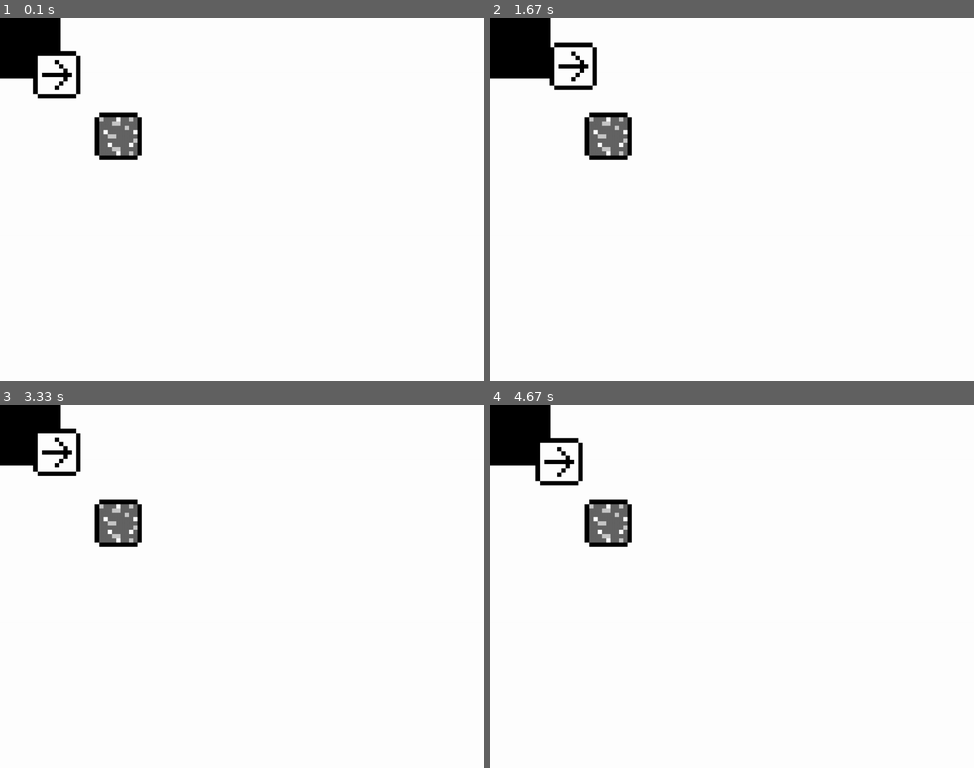
Above: before the commit, frames 1-4 (two rows, left to right).
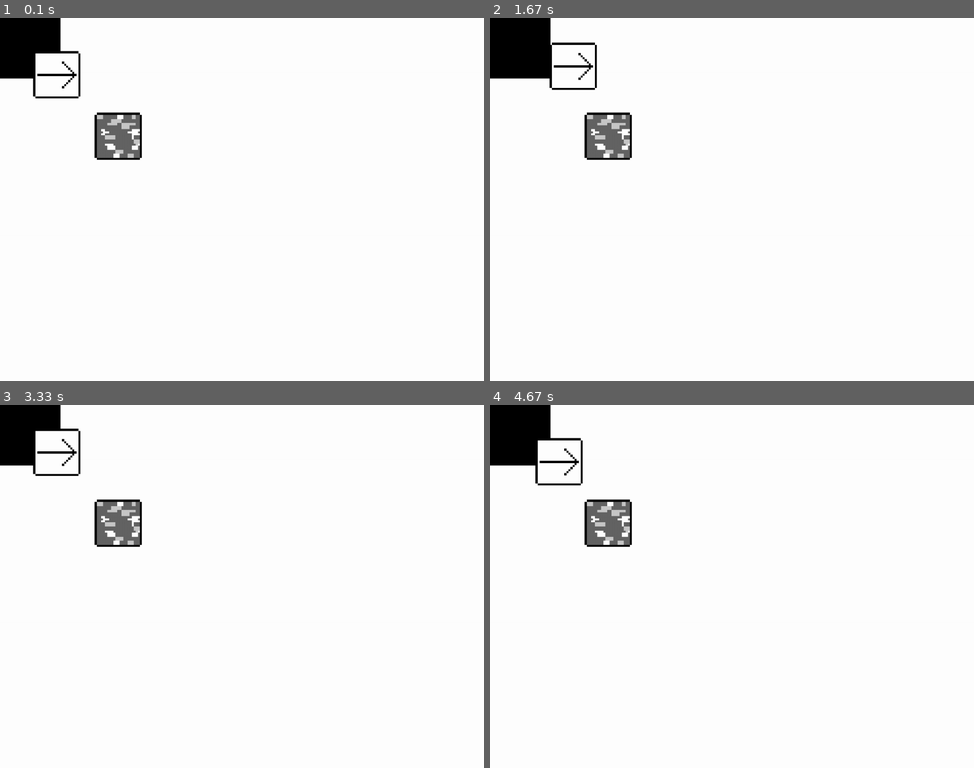
Above: after the commit, the same moments.

Repository: tydaeus/pygame-experimentation
Game: pygame game, started from experimentation.py
The game is run twice, just before and just after one commit, with the same random seed, the same clock (stepped at 60 frames per second) and the same inputs.
Inputs:
- Up to frame 1 (0.1 s): no input
- Up to frame 2 (1.67 s): hold Right 0.33-0.8 s; hold Up 0.83-1.13 s; hold Right 1.17-1.63 s
- Up to frame 3 (3.33 s): hold Left 1.67-2.2 s; hold Down 2.23-2.53 s; hold Left 2.57-2.97 s; hold Up from 3 s (still down)
- Up to frame 4 (4.67 s): release Up at 3.37 s; hold Right 3.4-4.03 s; hold Down 4.07-4.43 s; hold Left from 4.47 s (still down)

The runs differ from the first frame. In frame 1, 0.9% of the frame differs, in the area x 6-30%, y 9-40%; in frame 2, 1.0%; in frame 3, 1.0%; in frame 4, 1.0%, in the area x 9-30%, y 9-40%.

Commit message:
expand placeholder images to 23x23

Diff:
--- a/image_loader.py
+++ b/image_loader.py
@@ -135,34 +135,58 @@
 _images = {
     'test' :
 """
-+-----------+
-| ######### |
-|#.........#|
-|#....#....#|
-|#.....#...#|
-|#......#..#|
-|#.#######.#|
-|#......#..#|
-|#.....#...#|
-|#....#....#|
-|#.........#|
-| ######### |
-+-----------+
++-----------------------+
+| ##################### |
+|#.....................#|
+|#.....................#|
+|#.....................#|
+|#.....................#|
+|#.............#.......#|
+|#..............#......#|
+|#...............#.....#|
+|#................#....#|
+|#.................#...#|
+|#..................#..#|
+|#.###################.#|
+|#..................#..#|
+|#.................#...#|
+|#................#....#|
+|#...............#.....#|
+|#..............#......#|
+|#.............#.......#|
+|#.....................#|
+|#.....................#|
+|#.....................#|
+|#.....................#|
+| ##################### |
++-----------------------+
 """,
     'block' :
 """
-+-----------+
-| ######### |
-|#:;;;.;;:;#|
-|#;;;::;;;;#|
-|#;;;;;;:;;#|
-|#;.;;;;;;.#|
-|#;;::;;;;;#|
-|#;;;;;;;;:#|
-|#;;.;;;;.;#|
-|#;;;::;;;;#|
-|#;;;;.;;:;#|
-| ######### |
-+-----------+
++-----------------------+
+| ##################### |
+|#:::;;;;;;;...;;;;::;;#|
+|#:::;;;;;;;...;;;;::;;#|
+|#;;;;;;;:::::;;;;;;;;;#|
+|#;;;;;;;:::::;;;;;;;;;#|
+|#;;;;;:::::;;:::::::;;#|
+|#;;;;;;;;;;;;::::;;;;;#|
+|#;;;;;;;;;;;;::::;;;;;#|
+|#;;..;;;;;;;;;;;;;....#|
+|#;;;...;;;;;;;;;.....;#|
+|#;;..;;;;;;;;;;;;;....#|
+|#;;;;:::::;;;;;;;;.;;;#|
+|#;;;;:::::;;;;;;;;.;;;#|
+|#;;;;;;;;;;;;;;;;;;:::#|
+|#;;;;;;;;;;;;;;;;;;:::#|
+|#;;;;....;;;;;;;;;;;:.#|
+|#;;;;;....;;;;;;;;...;#|
+|#;;;;;....;;;;;;;;...;#|
+|#;;;;;;;;;::::;;;;;;;;#|
+|#;;;;;;;;;::::;;;;;;;;#|
+|#;;;;;;;;...;;;;:::;;;#|
+|#;;;;;;;;...;;;;:::;;;#|
+| ##################### |
++-----------------------+
 """
 }
